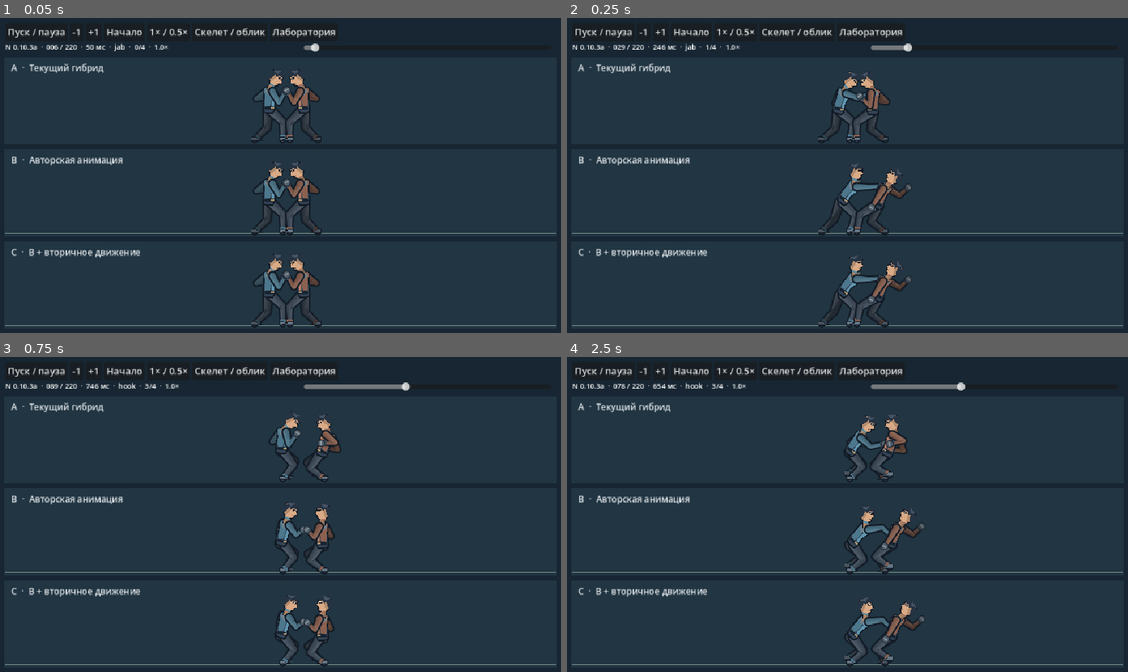
Above: before the commit, frames 1-4 (two rows, left to right).
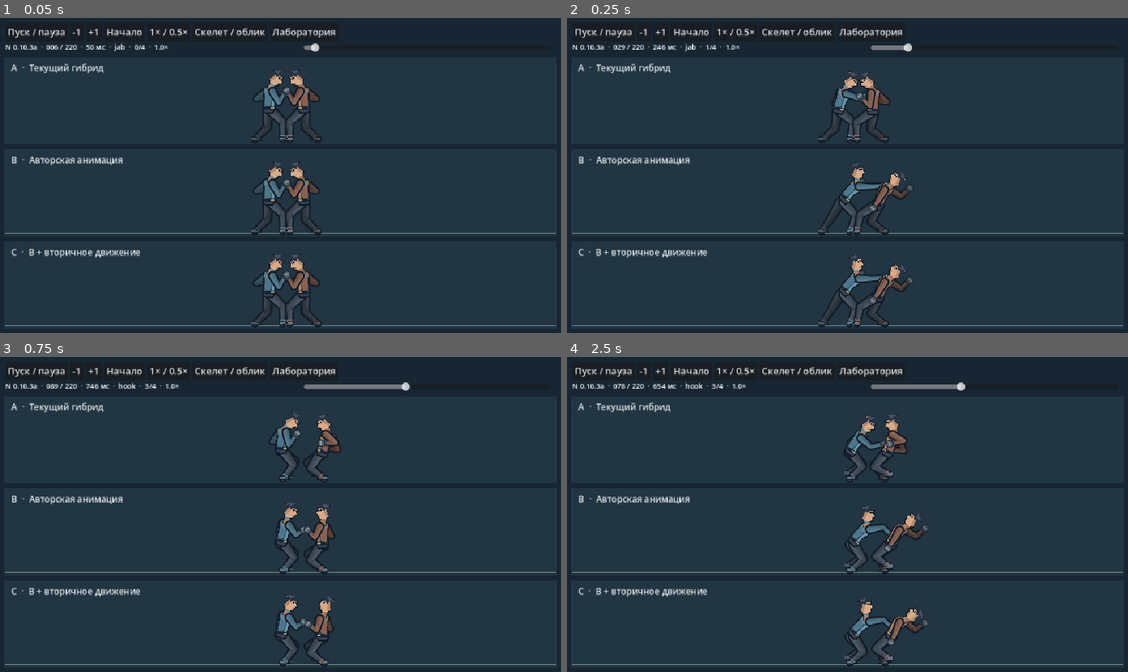
Above: after the commit, the same moments.

Repository: Mefits/Project-N
Game: Godot game, scene res://lab/anime/preview.tscn
Two runs of this game, one before a commit and one after it. Both use one fixed random seed, a clock stepped at 60 frames per second and the inputs below. This scene is started directly instead of the project's main scene.
Inputs:
- Up to frame 1 (0.05 s): no input
- Up to frame 2 (0.25 s): no input
- Up to frame 3 (0.75 s): tap Enter at 0.5 s; hold D from 0.53 s (still down); tap R at 0.6 s
- Up to frame 4 (2.5 s): tap Space at 0.77, 1.52 s; release D at 1.28 s; hold S 1.28-2.03 s; tap T at 1.35 s; hold D from 2.03 s (still down); tap Y at 2.1 s

Frame 1 is identical in both runs. In frame 2, 1.1% of the frame differs, in the area x 45-62%, y 46-98%; in frame 3, 0.3%; in frame 4, 1.0%.

Commit message:
N 0.10.3b: deepen authored anticipation and amplify bounded secondary recoil in isolated study

Diff:
--- a/lab/anime/comparison.gd
+++ b/lab/anime/comparison.gd
@@ -40,12 +40,44 @@
         p["knee_"+s]=_world(leg[0],f)
         # Visual stretch/shortening is allowed. Never move the actual contact rig.
         p["foot_"+s]=_world(foot,f)
+# 0.10.3b: authored direction hypothesis, not measured source timing.
+# Keep world/contact time fixed. Deepen the load and accelerate into extension.
+# Jab 3/6/8, cross 4/7/9, hook 4/7/10, kick 6/12/17 are the original pose beats.
+func _directed_key(kind:String,age:int)->Array:
+    var k:Array=POSE.sample(kind,age).duplicate(true)
+    var peak:float=4.0 if kind!="finisher" else 12.0
+    var start:float=0.0 if kind!="finisher" else 3.0
+    var end:float=8.0 if kind!="finisher" else 17.0
+    var t:float=float(age)
+    var load:float=smoothstep(start,peak,t)*(1.0-smoothstep(peak,end,t))
+    var release:float=smoothstep(peak,end,t)*(1.0-smoothstep(end,end+7.0,t))
+    var hip:Vector2=k[1]
+    var torso:Vector2=k[2]
+    if kind=="finisher":
+        hip+=Vector2(-3,3)*load
+        torso+=Vector2(-5,1)*release
+        k[9]=Vector2(k[9])+Vector2(-3,-5)*load
+    else:
+        hip+=Vector2(-4,3)*load+Vector2(2,-1)*release
+        torso+=Vector2(-6,2)*load+Vector2(4,0)*release
+    k[1]=hip
+    k[2]=torso
+    k[3]=Vector2(k[3])+Vector2(3,-1)*load+Vector2(-3,0)*release
+    k[4]=clampf(float(k[4])+2.0*load-1.0*release,2.0,12.0)
+    # Different silhouettes, keeping the free hand near a defensible guard.
+    var elbow_index:int=7 if kind=="cross" else 5
+    var wrist_index:int=elbow_index+1
+    if kind!="finisher":
+        k[elbow_index]=Vector2(k[elbow_index])+Vector2(-5,-3 if kind=="hook" else 2)*load
+        k[wrist_index]=Vector2(k[wrist_index])+Vector2(-4,-3 if kind=="hook" else 2)*load
+    return k
+
 func _attacker(i:int)->Dictionary:
     var frame:Dictionary=record.frames[i]
     var f:Dictionary=frame.a
     if f.age<0:return f.points.duplicate(true)
     if not f.kind in ["jab","cross","hook","finisher"]:return f.points.duplicate(true)
-    var key:Array=POSE.sample(f.kind,f.age)
+    var key:Array=_directed_key(f.kind,f.age)
     var hip:Vector2=key[1]
     var chest:Vector2=hip+Vector2(key[2])
     var p:Dictionary={"hips":_world(hip,f),"chest":_world(chest,f),"head":_world(chest+Vector2(key[3]),f)}
@@ -94,9 +126,9 @@
     # Start from original recorded support but independently author the upper body.
     # A normal idle guard pose is used instead of the hybrid hurt shoulders/arms.
     var hip:Vector2=_local(f.points.hips,f).lerp(Vector2(-9,-43 if kick else -47),power)
-    var lean:float=lerpf(2.0,-48.0 if kick else (-36.0 if cross else -27.0),power)
+    var lean:float=lerpf(2.0,-55.0 if kick else (-44.0 if cross else (-38.0 if impact_kind=="hook" else -32.0)),power)
     var chest:Vector2=hip+Vector2(0,-34).rotated(deg_to_rad(lean))
-    var head:Vector2=chest+Vector2(0,-22).rotated(deg_to_rad(lean*.8-15*power))
+    var head:Vector2=chest+Vector2(0,-22).rotated(deg_to_rad(lean*.8-20*power))
     var p:Dictionary={"hips":_world(hip,f),"chest":_world(chest,f),"head":_world(head,f)}
     for j in range(2):
         var s:String="near" if j==0 else "far"
@@ -118,21 +150,28 @@
     if record.frames[i].contact_event:return p
     if attacker:
         # Selective lag on the head and non-striking arm only. No root/feet/fist change.
-        if f.age<0 or i<2:return p
-        var old:Dictionary=authored[i-2].a
-        var lag:Vector2=(Vector2(old.head)-Vector2(p.head)).limit_length(5)*.5
+        if f.age<0 or i<4:return p
+        var old:Dictionary=authored[i-4].a
+        var old_head:Vector2=Vector2(old.head)-Vector2(old.chest)
+        var head:Vector2=Vector2(p.head)-Vector2(p.chest)
+        var lag:Vector2=(old_head-head).limit_length(8)*.9
         p.head+=lag
         var side:String="near" if f.strike=="hand_far" else "far"
+        var sh:String="shoulder_"+side
+        # Rotate the free arm as a chain rather than independently dragging its joints.
+        var current:Vector2=Vector2(p["elbow_"+side])-Vector2(p[sh])
+        var previous:Vector2=Vector2(old["elbow_"+side])-Vector2(old[sh])
+        var angle:float=clampf(current.angle_to(previous)*.8,-.42,.42)
         for k in ["elbow_"+side,"hand_"+side]:
-            p[k]+=(Vector2(old[k])-Vector2(p[k])).limit_length(7)*.35
+            p[k]=Vector2(p[sh])+(Vector2(p[k])-Vector2(p[sh])).rotated(angle)
     elif f.hurt>0:
         # Reuse the measured spring response selectively, not the baseline hurt pose.
         var angles:Vector4=f.reaction
-        p.head=Vector2(p.chest)+(Vector2(p.head)-Vector2(p.chest)).rotated(deg_to_rad(angles.y*.32*f.face))
+        p.head=Vector2(p.chest)+(Vector2(p.head)-Vector2(p.chest)).rotated(deg_to_rad(clampf(angles.y*.85,-24.0,24.0)*f.face))
         for j in range(2):
             var side:String="near" if j==0 else "far"
             var sh:Vector2=p["shoulder_"+side]
-            var a:float=deg_to_rad((angles.z if j==0 else angles.w)*.25*f.face)
+            var a:float=deg_to_rad(clampf((angles.z if j==0 else angles.w)*.75,-30.0,30.0)*f.face)
             for k in ["elbow_"+side,"hand_"+side]:p[k]=sh+(Vector2(p[k])-sh).rotated(a)
     return p
 func sample(i:int,variant:int)->Dictionary:
